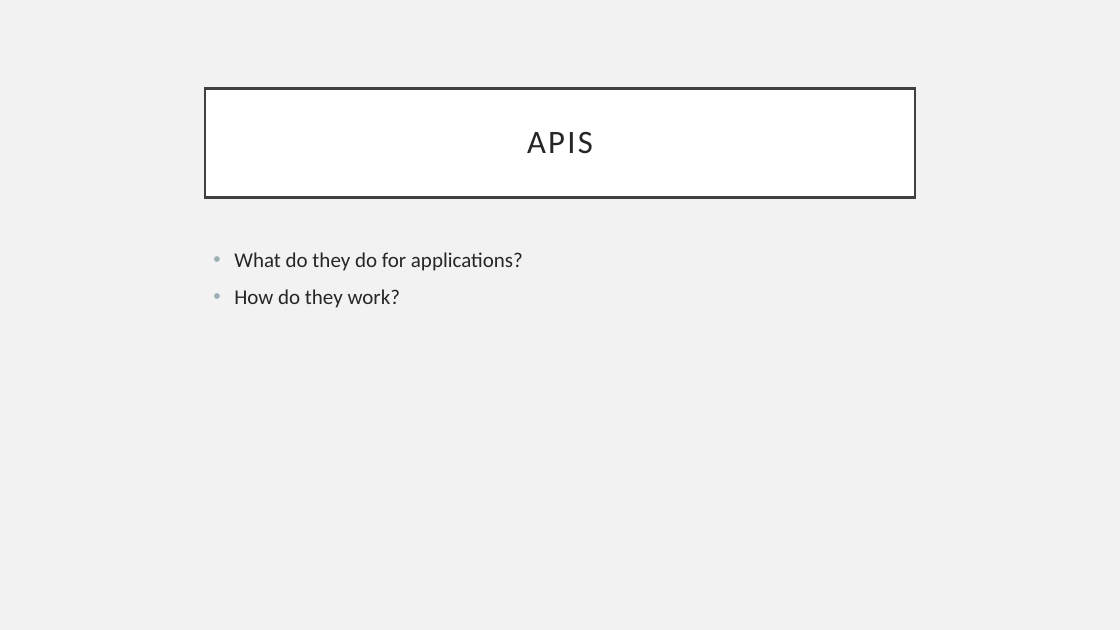
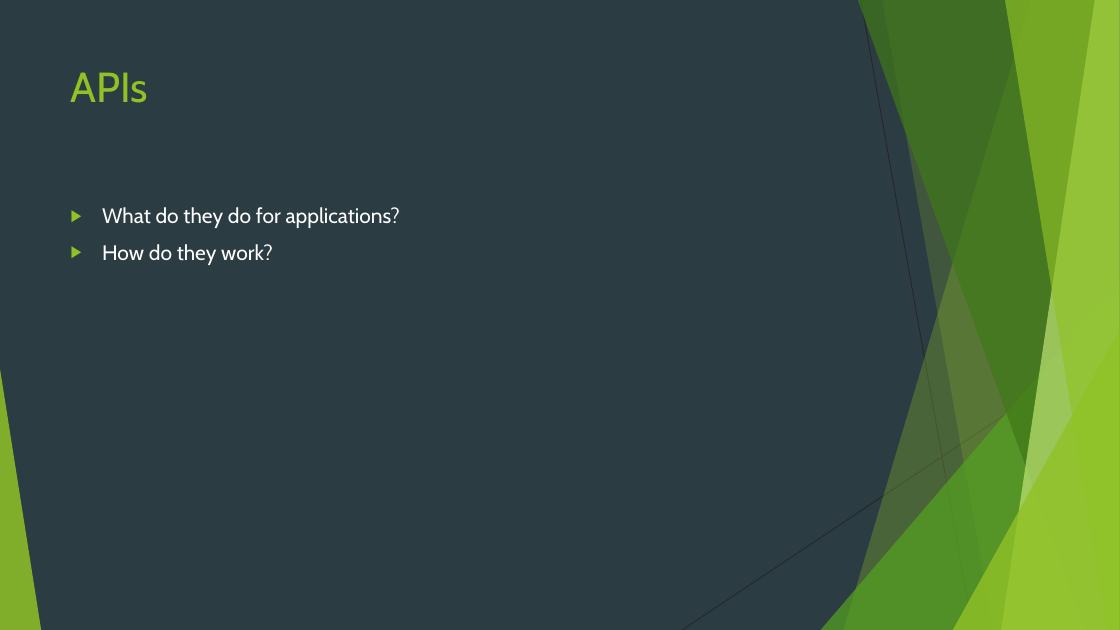
Before and after one commit to hexa-decim8/ISBPM, a slide deck: slide 16 of Class_Materials/Week_1/Day_3/ISBPM w1d3.pptx (slide 14 before the commit). Drawn at 1120x630 pixels with LibreOffice and Linux fonts; fonts in the diff are those of the drawing. Boxes give left, top, right and bottom in pixels: in the first picture for what was removed or moved away, otherwise in the second. Text is boxed around its words. In the diff, an @@ line names an element or a change of style, - is before the commit and + after.

```diff
--- a/Class_Materials/Week_1/Day_3/ISBPM w1d3.pptx
+++ b/Class_Materials/Week_1/Day_3/ISBPM w1d3.pptx
@@ background #F2F2F2 to #2C3C43 @@
@@ title "APIs": place and size @@
-title "APIs" at <box>205,88,915,197</box>
+title "APIs" at <box>71,72,149,103</box>
@@ title "APIs" at <box>71,72,149,103</box>: vertical alignment middle to top; fill #FFFFFF to none; outline #404040 2.5 pt to none @@
@@ title at <box>71,72,149,103</box>: text changed; size 28 to 36 pt; font Calibri to Cabin; text colour #262626 to #90C226 @@
-APIS
+APIs
@@ text "What do they do for ...": place and size @@
-text "What do they do for ..." at <box>234,252,523,308</box>
+text "What do they do for ..." at <box>102,207,400,265</box>
@@ text "What do they do for ..." at <box>102,207,400,265</box>: font Calibri to Cabin, text colour #262626 to #FFFFFF; bullet • to ▶; bullet colour #9BAFB5 to #90C226 @@
@@ group added at <box>0,0,1120,630</box>: 5 freeform shapes, 3 triangles, 2 lines @@
```
Also in this commit, not shown: 16 other slides changed, 3 slides added, 1 slide removed, 1 other file.
